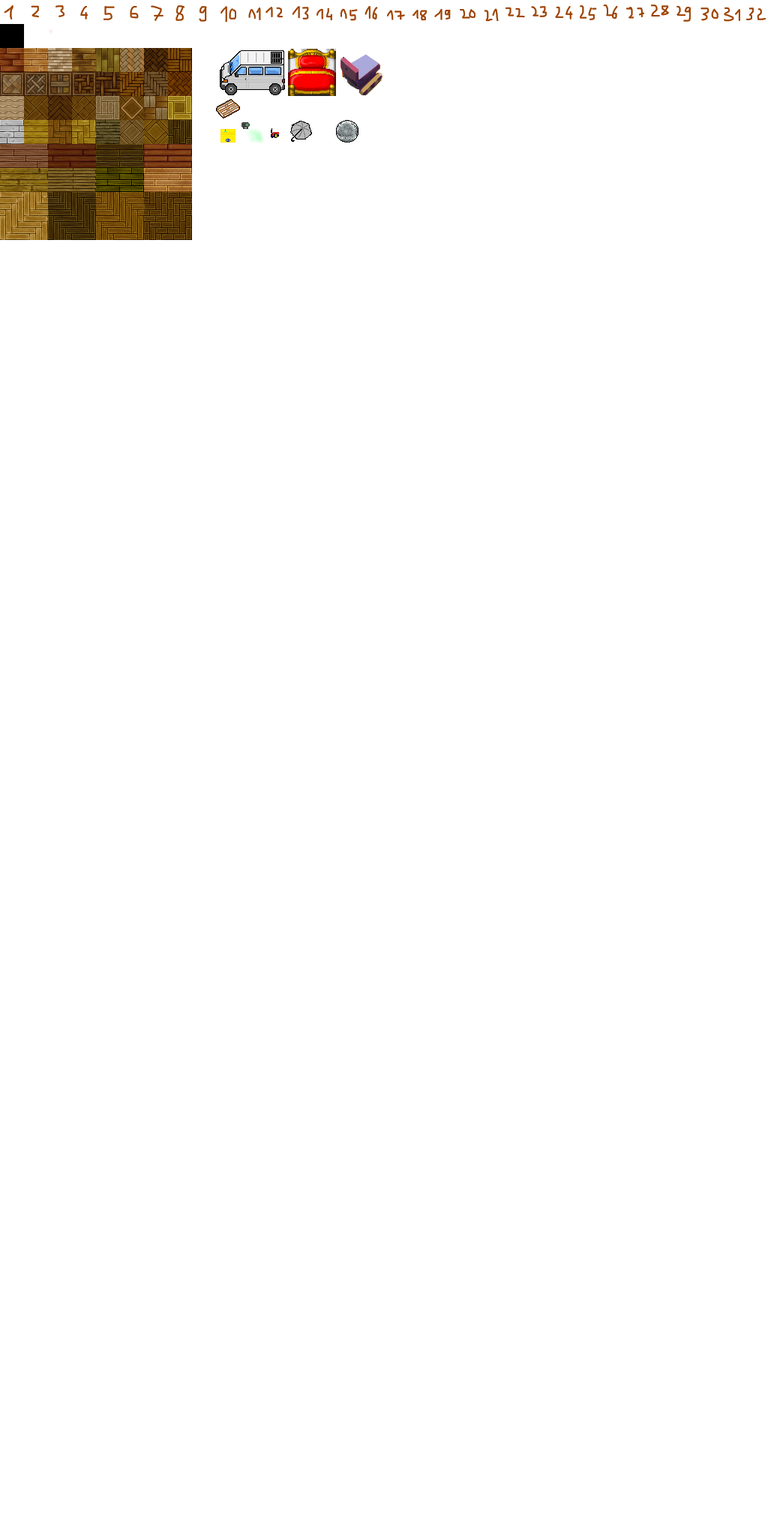
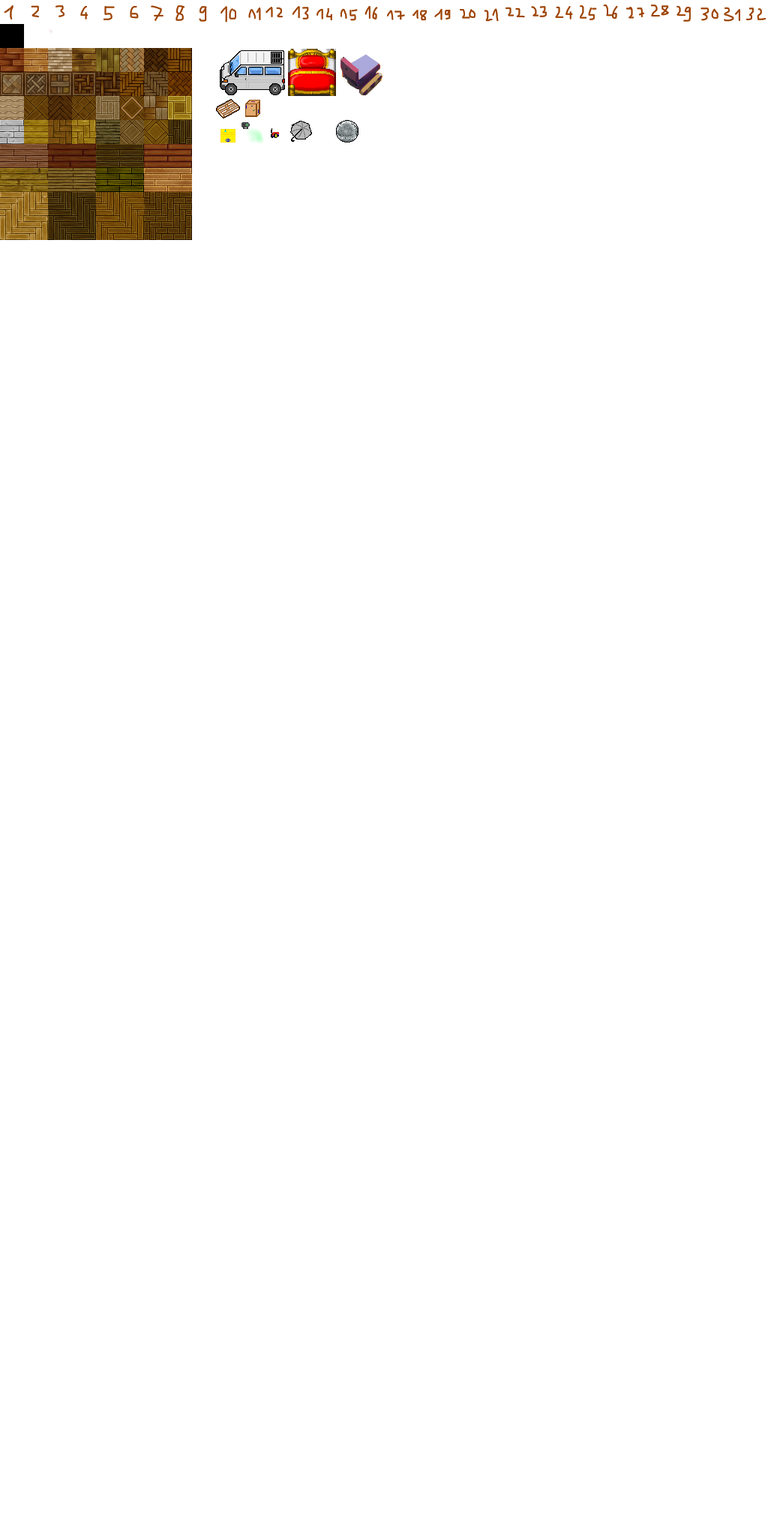
Layers edited between the first and the second 768×1536 image:
pixels changed over 245, 99, 261, 117 (layer not identified)
